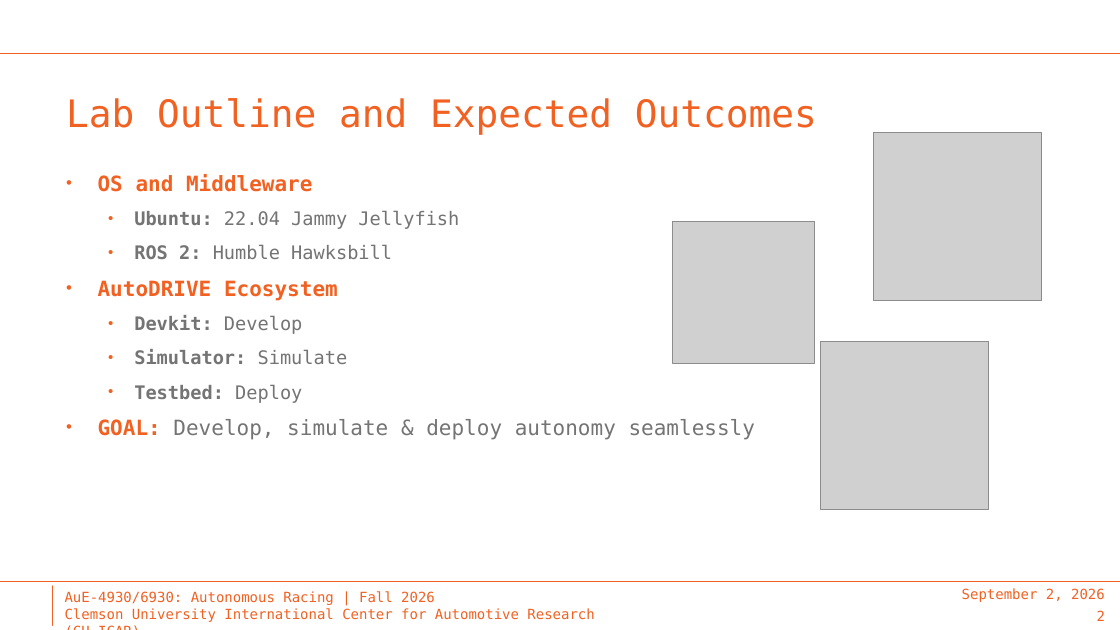
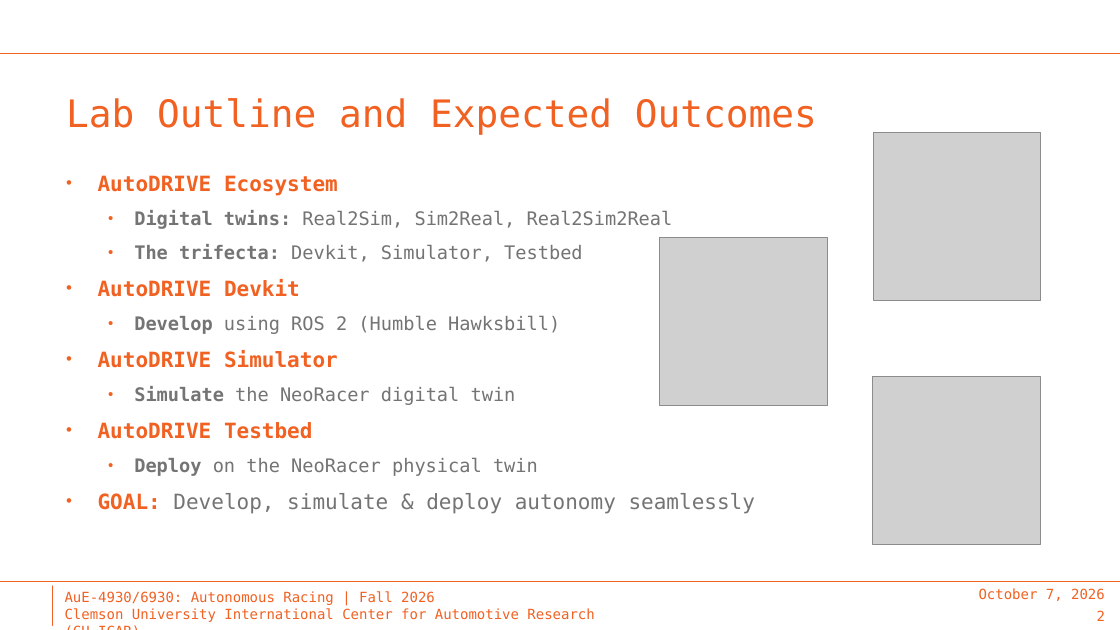
Before and after one commit to Tinker-Twins/AuE-X930-Autonomous-Racing, a slide deck: slide 2 of LAB-02 Autonomy Onramp/Lab-02.pptx. Drawn at 1120x630 pixels with LibreOffice and Linux fonts; fonts in the diff are those of the drawing; grey boxes stand for pictures; background and template pictures are left out. Boxes give left, top, right and bottom in pixels: in the first picture for what was removed or moved away, otherwise in the second. Text is boxed around its words. In the diff, an @@ line names an element or a change of style, - is before the commit and + after.

```diff
--- a/LAB-02 Autonomy Onramp/Lab-02.pptx
+++ b/LAB-02 Autonomy Onramp/Lab-02.pptx
@@ text at (98,174,459,259): paragraphs removed @@
-• OS and Middleware
-  • Ubuntu: 22.04 Jammy Jellyfish
-  • ROS 2: Humble Hawksbill
@@ text at (98,211,673,476): text changed; bold off @@
-  • Devkit: Develop
-  • Simulator: Simulate
-  • Testbed: Deploy
+  • Digital twins: Real2Sim, Sim2Real, Real2Sim2Real
+  • The trifecta: Devkit, Simulator, Testbed
+• AutoDRIVE Devkit
+  • Develop using ROS 2 (Humble Hawksbill)
+• AutoDRIVE Simulator
+  • Simulate the NeoRacer digital twin
+• AutoDRIVE Testbed
+  • Deploy on the NeoRacer physical twin
@@ picture added at (660,237,828,405) @@
@@ picture removed at (821,342,988,510) @@
@@ picture: place and size @@
-picture at (673,221,814,363)
+picture at (873,376,1040,544)
@@ text at (979,588,1105,601): text changed @@
-September 2, 2026
+October 7, 2026
```
Also in this commit, not shown: 4 other slides changed, 1 slide added.
